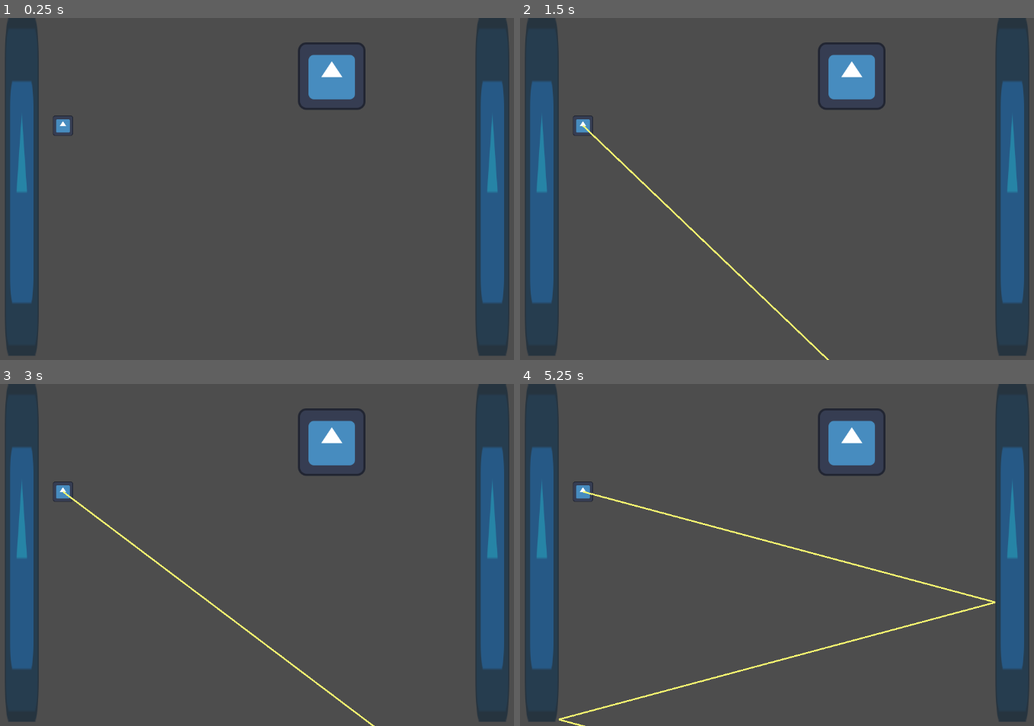
Above: before the commit, frames 1-4 (two rows, left to right).
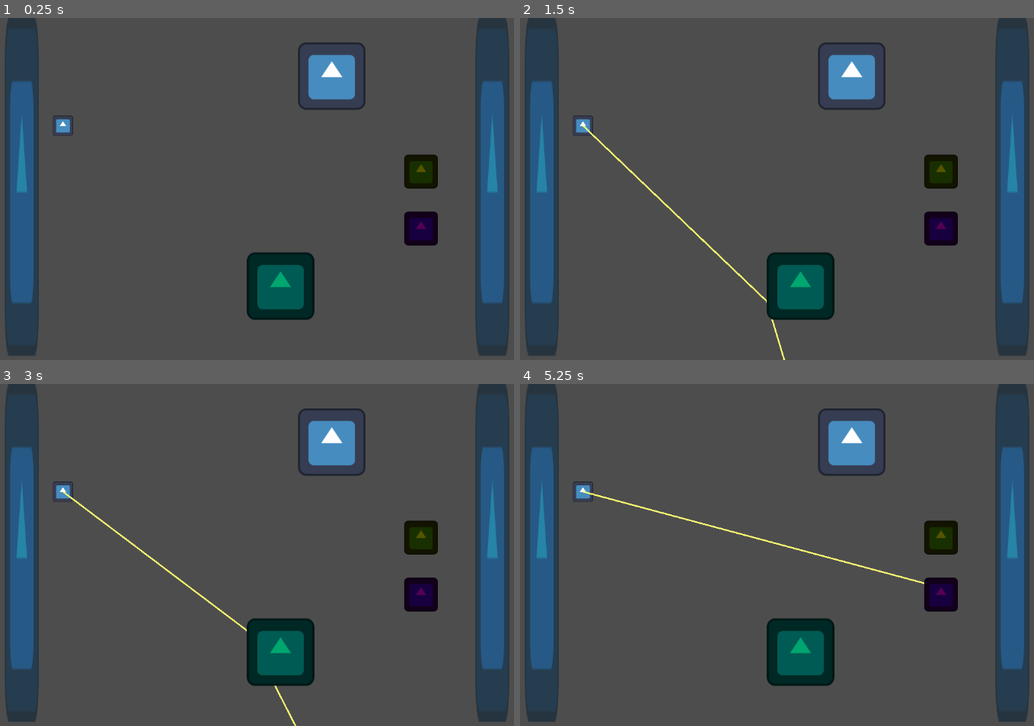
Above: after the commit, the same moments.

Repository: Noskire/Illumination
Game: Godot game, scene res://src/tests.tscn
Two runs of this game, one before a commit and one after it. Both use one fixed random seed, a clock stepped at 60 frames per second and the inputs below. The project has no main scene, so this scene is started directly. The engine's default icon, where the game draws it, is replaced by a stand-in: a white triangle on a blue panel in a dark square.
Inputs (mouse positions are in pixels of both pictures, inside the frame that each line leads up to):
- Up to frame 1 (0.25 s): no input
- Up to frame 2 (1.5 s): tap Enter at 0.5 s; move the mouse to (920, 171) at 0.52 s; click (920, 171) at 0.67 s; tap Space at 1.25 s; move the mouse to (669, 206) at 1.27 s; click (669, 206) at 1.42 s
- Up to frame 3 (3 s): tap Enter at 2 s; move the mouse to (328, 479) at 2.02 s; click (328, 479) at 2.17 s; tap Space at 2.75 s; move the mouse to (236, 623) at 2.77 s; click (236, 623) at 2.92 s
- Up to frame 4 (5.25 s): tap Enter at 3.5 s; move the mouse to (972, 606) at 3.52 s; click (972, 606) at 3.67 s; tap Space at 4.25 s; move the mouse to (607, 503) at 4.27 s; click (607, 503) at 4.42 s; move the mouse to (818, 555) at 5.02 s; click (818, 555) at 5.17 s

The runs differ from the first frame. In frame 1, 3.8% of the frame differs, in the area x 48-86%, y 39-89%; in frame 2, 4.0%; in frame 3, 4.0%; in frame 4, 4.3%, in the area x 7-93%, y 39-100%.

Commit message:
More tests...
Refraction added.
PowerUp nodes that needs to match the line_color added to be lighted.

Diff:
--- a/src/Laser.gd
+++ b/src/Laser.gd
@@ -7,14 +7,25 @@
 var is_casting = false
 var max_length = 1000
 var max_bounces = 10
+var pu # Actual power_up being light up
+var line_color
+
+# Refraction vars
+var crit_and # critical_angle ???
+@export var ri = 0.750188 # refractive_indice = 1 / 1.333
+# The refractive indices of air and water are approximately 1 and 1.333, respectively.
+# sin(a2) = (n1 * sin(a1)) / n2 = ri * sin(a1)
 
 func _ready():
+	pu = null
+	line_color = line.get_default_color()
 	line.points[1] = Vector2.ZERO # "Erase" the line view in the editor
 
 func _process(_delta):
 	var mbl_pressed = Input.is_mouse_button_pressed(MOUSE_BUTTON_LEFT)
 	line.clear_points() # Reset the line
 
+	var powering_up = false
 	if mbl_pressed: # If Mouse Button Left is pressed
 		line.add_point(Vector2.ZERO) # The first point will be in the Line global position
 
@@ -41,37 +52,77 @@
 
 			line.add_point(line.to_local(pt)) # Add a new point to the line
 
-			if not coll.is_in_group("Mirrors"): # If collides in a "wall" or something, breaks
+			if coll.is_in_group("PowerUp"): # If collides with a power up, energizes it and stops bouncing
+				powering_up = true
+				if pu != null: # If was powering a powerUp...
+					if pu == coll: # If is the same, just breaks
+						break
+					# If not, stop powering the first one
+					pu.powering(line_color, false)
+				# Save the powerUp node and start powering it
+				pu = coll
+				pu.powering(line_color, true)
 				break
 
-			# If collides in a mirror, then bounces
-			normal = ray.get_collision_normal() # Get collision normal
-
-			if normal == Vector2.ZERO: # If normal equals 0, breaks
+			if not coll.is_in_group("Mirrors") and not coll.is_in_group("Refraction"): # If collides in a "wall" or something, breaks
 				break
 
-			# If already disabled any collision (see below), enable it
-			if prev != null:
-				prev.collision_layer = collision_bits
-				prev.collision_mask = collision_bits
-			# Disable collision (Prevents to bounce inside collider)
-			prev = coll
-			prev.collision_layer = 0
-			prev.collision_mask = 0
+			if coll.is_in_group("Mirrors"): # If collides in a mirror, then bounces
+				normal = ray.get_collision_normal() # Get collision normal
+				if normal == Vector2.ZERO: # If normal equals 0, breaks
+					break
 
-			# Moves RayCast to new position, bounces it and force update
-			ray.global_position = pt
-			ray.target_position = ray.target_position.bounce(normal)
-			ray.force_raycast_update()
+				# If already disabled any collision (see below), enable it
+				if prev != null:
+					prev.collision_layer = collision_bits
+					prev.collision_mask = collision_bits
+				# Disable collision (Prevents to bounce inside collider)
+				prev = coll
+				prev.collision_layer = 0
+				prev.collision_mask = 0
 
-			bounces += 1 # Increment number of bounces
-			if bounces >= max_bounces: # If hit max_bounces, breaks
-				break
+				# Moves RayCast to new position, bounces it and force update
+				ray.global_position = pt
+				ray.target_position = ray.target_position.bounce(normal)
+				ray.force_raycast_update()
+
+				bounces += 1 # Increment number of bounces
+				if bounces >= max_bounces: # If hit max_bounces, breaks
+					break
+			if coll.is_in_group("Refraction"): # If collides in refraction body, then refracts
+				normal = ray.get_collision_normal() # Get collision normal
+				if normal == Vector2.ZERO: # If normal equals 0, breaks
+					break
+
+				# If already disabled any collision (see below), enable it
+				if prev != null:
+					prev.collision_layer = collision_bits
+					prev.collision_mask = collision_bits
+				# Disable collision (Prevents to bounce inside collider)
+				prev = coll
+				prev.collision_layer = 0
+				prev.collision_mask = 0
+
+				# sin(a2) = (n1 * sin(a1)) / n2 = ri * sin(a1)
+				var ang = ray.target_position.angle_to(normal)
+				var sina2 = ri * sin(ang)
+				# Moves RayCast to new position, refracts it and force update
+				ray.global_position = pt
+				ray.target_position = ray.target_position.rotated(sina2) #ray.target_position.bounce(normal)
+				ray.force_raycast_update()
+
+				bounces += 1 # Increment number of bounces
+				if bounces >= max_bounces: # If hit max_bounces, breaks
+					break
 		# END WHILE
 		if prev != null: # If already disabled any collision, enable it
 			prev.collision_layer = 1
 			prev.collision_mask = 1
 	# END IF
+	# If not, stop powering the first one
+	if pu != null and not powering_up: # If has a powerUp node saved, but it's not powering anymore
+		pu.powering(line_color, false) # Stop powering
+		pu = null
 	set_is_casting(mbl_pressed) # Animate line via tween
 
 # Animate line via tween
--- /dev/null
+++ b/src/PowerUp.gd
@@ -0,0 +1,37 @@
+extends StaticBody2D
+
+@export var color_inactive = "#555500" # Initial color (placeholder)
+@export var color_active = "#ffff72" # MUST BE the same as the Laser/Line default color
+@export var time_needed = 3.0 # Time charging before be always up
+
+var powered_up = false
+var powering_up = false
+var time
+
+func _ready():
+	$Sprite2D.set_modulate(Color(color_inactive)) # Set initial color
+	time = 0
+
+func _process(delta):
+	if powering_up:
+		time += delta
+		if time >= time_needed:
+			activate()
+			set_process(false) # When powered up, won't need to execute the _process func anymore
+	else:
+		# Not powering, so set time to 0
+		time = 0.0
+	# Tint the node with a interpolation of color_inactive to color_active
+	$Sprite2D.set_modulate(Color(color_inactive).lerp(Color(color_active), (time / time_needed)))
+
+func powering(color, value):
+	# Only start to power up if the line/color is equal to color_active
+	if color.is_equal_approx(color_active) and value == true:
+		powering_up = true
+	else:
+		powering_up = false
+
+func activate():
+	# Power up
+	powered_up = true
+	print("Powered Up!")
--- a/src/tests.tscn
+++ b/src/tests.tscn
@@ -1,7 +1,8 @@
-[gd_scene load_steps=4 format=3 uid="uid://b8ga50xwwk0sj"]
+[gd_scene load_steps=5 format=3 uid="uid://b8ga50xwwk0sj"]
 
 [ext_resource type="Script" path="res://src/Laser.gd" id="1_ulms8"]
 [ext_resource type="Texture2D" uid="uid://btti8p3qjqv7y" path="res://icon.svg" id="2_onrsx"]
+[ext_resource type="Script" path="res://src/PowerUp.gd" id="3_26awx"]
 
 [sub_resource type="RectangleShape2D" id="RectangleShape2D_o0t48"]
 size = Vector2(128, 128)
@@ -32,6 +33,44 @@
 [node name="CollisionShape2D" type="CollisionShape2D" parent="Wall"]
 shape = SubResource("RectangleShape2D_o0t48")
 
+[node name="PowerUp" type="StaticBody2D" parent="." groups=["PowerUp"]]
+position = Vector2(865, 291)
+script = ExtResource("3_26awx")
+
+[node name="Sprite2D" type="Sprite2D" parent="PowerUp"]
+modulate = Color(0.333333, 0.333333, 0, 1)
+scale = Vector2(0.5, 0.5)
+texture = ExtResource("2_onrsx")
+
+[node name="CollisionShape2D" type="CollisionShape2D" parent="PowerUp"]
+scale = Vector2(0.5, 0.5)
+shape = SubResource("RectangleShape2D_o0t48")
+
+[node name="PowerUp2" type="StaticBody2D" parent="." groups=["PowerUp"]]
+position = Vector2(865, 399)
+script = ExtResource("3_26awx")
+color_inactive = "#550055"
+color_active = "#ff72ff"
+
+[node name="Sprite2D" type="Sprite2D" parent="PowerUp2"]
+modulate = Color(0.333333, 0.333333, 0, 1)
+scale = Vector2(0.5, 0.5)
+texture = ExtResource("2_onrsx")
+
+[node name="CollisionShape2D" type="CollisionShape2D" parent="PowerUp2"]
+scale = Vector2(0.5, 0.5)
+shape = SubResource("RectangleShape2D_o0t48")
+
+[node name="Water" type="CharacterBody2D" parent="." groups=["Refraction"]]
+modulate = Color(0, 0.65098, 0.439216, 1)
+position = Vector2(599, 508)
+
+[node name="Sprite2D" type="Sprite2D" parent="Water"]
+texture = ExtResource("2_onrsx")
+
+[node name="CollisionShape2D" type="CollisionShape2D" parent="Water"]
+shape = SubResource("RectangleShape2D_o0t48")
+
 [node name="Mirror" type="CharacterBody2D" parent="." groups=["Mirrors"]]
 modulate = Color(0, 0.733333, 1, 0.498039)
 position = Vector2(1000, 320)
